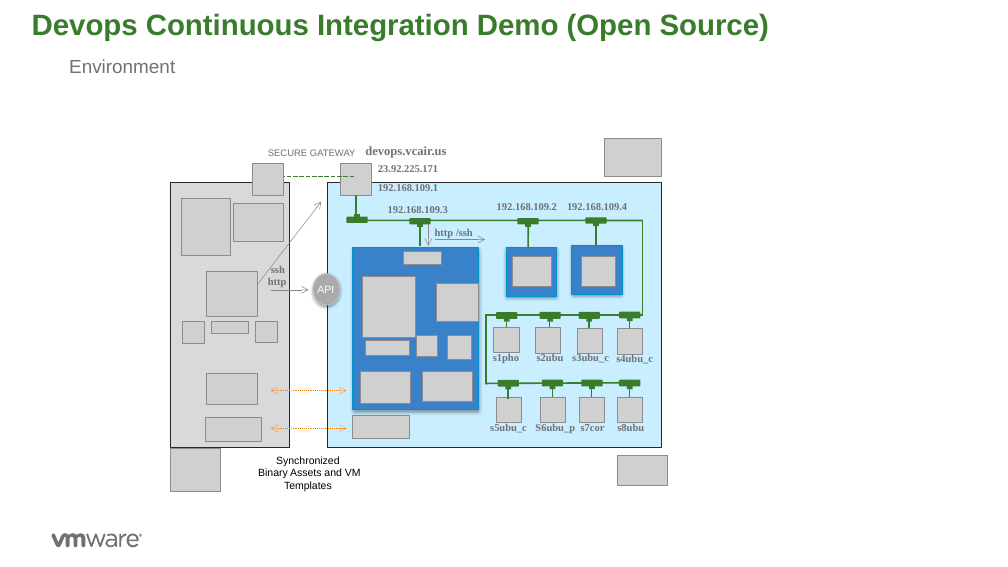
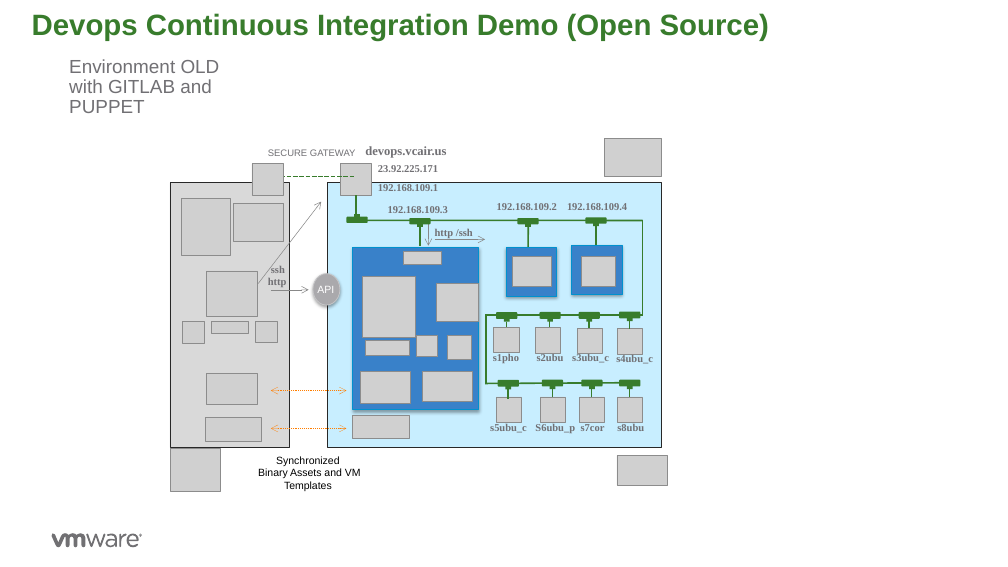
Before and after one commit to rdbwebster/vcadevops, a slide deck: slide 17 of DevopsDemo.pptx. Drawn at 1008x567 pixels with LibreOffice and Linux fonts; fonts in the diff are those of the drawing; grey boxes stand for pictures; background and template pictures are left out. Boxes give left, top, right and bottom in pixels: in the first picture for what was removed or moved away, otherwise in the second. Text is boxed around its words. In the diff, an @@ line names an element or a change of style, - is before the commit and + after.

```diff
--- a/DevopsDemo.pptx
+++ b/DevopsDemo.pptx
@@ text at (69,59,220,113): text changed @@
-Environment
+Environment OLD with GITLAB and PUPPET
```
Also in this commit, not shown: 2 slides added, 6 other files.
